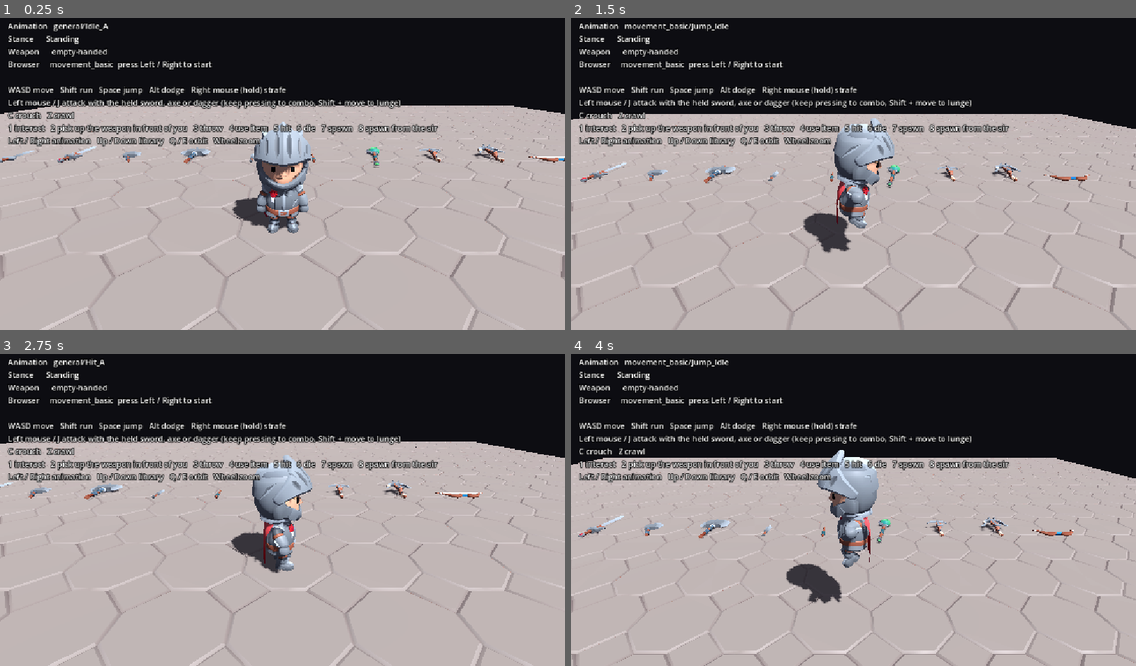
Above: before the commit, frames 1-4 (two rows, left to right).
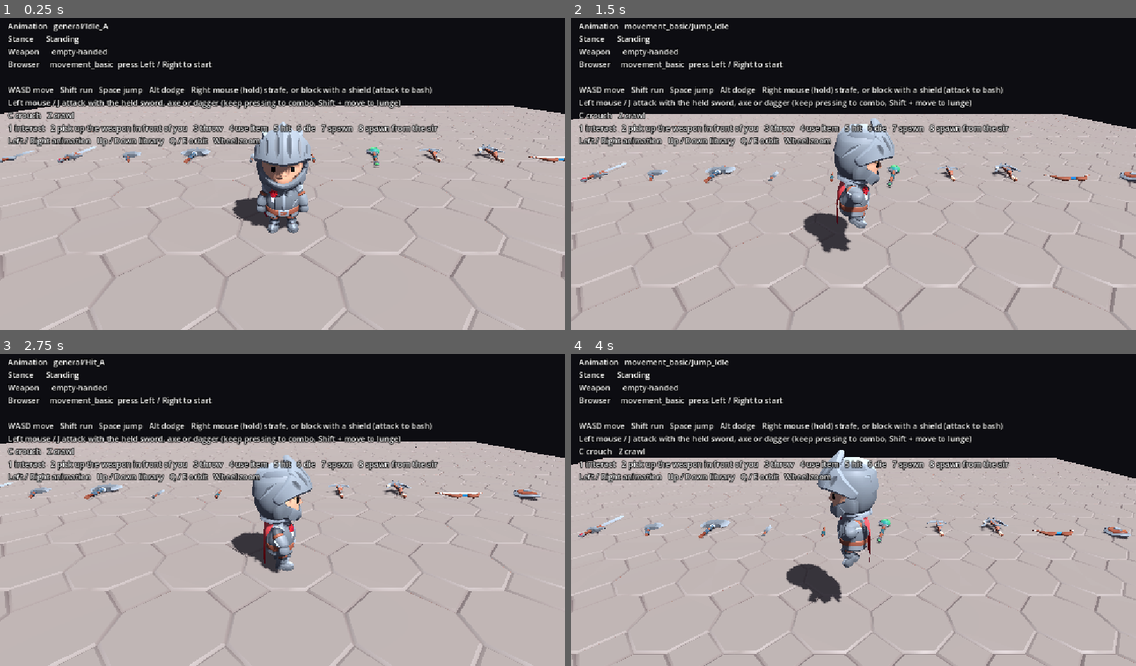
Above: after the commit, the same moments.

Repository: lijw07/roam
Game: Godot game, scene res://scenes/playground/animation_test.tscn
The game is run twice, just before and just after one commit, with the same random seed, the same clock (stepped at 60 frames per second) and the same inputs. The project has no main scene, so this scene is started directly.
Inputs (mouse positions are in pixels of both pictures, inside the frame that each line leads up to):
- Up to frame 1 (0.25 s): no input
- Up to frame 2 (1.5 s): tap Enter at 0.5 s; move the mouse to (977, 155) at 0.52 s; hold D (move_right) 0.53-1.25 s; hold J (attack) 0.53-1.25 s; click (977, 155) at 0.67 s; tap Space (jump) at 0.77, 1.07 s; tap Alt (dodge) at 0.8 s; drag from (740, 186) to (825, 233) at 1.27 s
- Up to frame 3 (2.75 s): move the mouse to (339, 438) at 2.02 s; hold D (move_right) from 2.03 s (still down); hold Shift (sprint) from 2.03 s (still down); click (339, 438) at 2.17 s; tap 5 at 2.3 s
- Up to frame 4 (4 s): release D (move_right) at 2.75 s; release Shift (sprint) at 2.75 s; drag from (825, 569) to (684, 460) at 2.77 s; move the mouse to (1023, 553) at 3.52 s; hold A (move_left) from 3.53 s (still down); hold J (attack) from 3.53 s (still down); tap Space (jump) at 3.6, 3.77 s; click (1023, 553) at 3.67 s

The runs differ from the first frame. In frame 1, 0.3% of the frame differs, in the area x 50-77%, y 21-25%; in frame 2, 0.4%; in frame 3, 0.4%; in frame 4, 0.4%, in the area x 50-100%, y 21-60%.

Commit message:
Added shield support

Diff:
--- a/scenes/equipment/adventurers/axe_1handed.tscn
+++ b/scenes/equipment/adventurers/axe_1handed.tscn
@@ -15,6 +15,7 @@
 grip_rotation_degrees = Vector3(0, 180, 0)
 combo = Array[ExtResource("3_attack_step")]([ExtResource("4_slice_diagonal"), ExtResource("5_chop"), ExtResource("6_slice_horizontal")])
 running_attack_animation = &"combat_melee/Melee_1H_Attack_Jump_Chop"
+allows_shield = true
 
 [node name="Model" parent="." unique_id=1899791036 instance=ExtResource("1_in7u7")]
 
--- a/scenes/equipment/adventurers/shield_badge.tscn
+++ b/scenes/equipment/adventurers/shield_badge.tscn
@@ -1,11 +1,13 @@
 [gd_scene format=3 uid="uid://ccdo56m0fejst"]
 
 [ext_resource type="PackedScene" path="res://assets/equipment/adventurers/shield_badge.gltf" id="1_cl01c"]
+[ext_resource type="Script" path="res://scripts/shield.gd" id="2_shield"]
 
 [sub_resource type="ConvexPolygonShape3D" id="ConvexPolygonShape3D_cth7y"]
 points = PackedVector3Array(0.4155432, -0.12070912, -0.023192853, -0.4254902, -0.07520347, -0.053882007, -0.40831998, - …(1110 unchanged characters)…
 
 [node name="ShieldBadge" type="Area3D" unique_id=1145581315]
+script = ExtResource("2_shield")
 
 [node name="Model" parent="." unique_id=1681809976 instance=ExtResource("1_cl01c")]
 
--- a/scenes/equipment/adventurers/shield_badge_color.tscn
+++ b/scenes/equipment/adventurers/shield_badge_color.tscn
@@ -1,11 +1,13 @@
 [gd_scene format=3 uid="uid://4kbb80lnqwax"]
 
 [ext_resource type="PackedScene" path="res://assets/equipment/adventurers/shield_badge_color.gltf" id="1_5uq77"]
+[ext_resource type="Script" path="res://scripts/shield.gd" id="2_shield"]
 
 [sub_resource type="ConvexPolygonShape3D" id="ConvexPolygonShape3D_8swaw"]
 points = PackedVector3Array(0.4155432, -0.12070912, -0.023192853, -0.4254902, -0.07520347, -0.053882007, -0.40831998, - …(1110 unchanged characters)…
 
 [node name="ShieldBadgeColor" type="Area3D" unique_id=937019524]
+script = ExtResource("2_shield")
 
 [node name="Model" parent="." unique_id=179899146 instance=ExtResource("1_5uq77")]
 
--- a/scenes/equipment/adventurers/shield_round.tscn
+++ b/scenes/equipment/adventurers/shield_round.tscn
@@ -1,11 +1,13 @@
 [gd_scene format=3 uid="uid://bf54hv5a3bphv"]
 
 [ext_resource type="PackedScene" path="res://assets/equipment/adventurers/shield_round.gltf" id="1_uexb3"]
+[ext_resource type="Script" path="res://scripts/shield.gd" id="2_shield"]
 
 [sub_resource type="ConvexPolygonShape3D" id="ConvexPolygonShape3D_scpuv"]
 points = PackedVector3Array(0.22481976, -0.3570765, -0.009735647, 0.04033194, 0.4309952, 0.043452583, 0.040117037, 0.42 …(1105 unchanged characters)…
 
 [node name="ShieldRound" type="Area3D" unique_id=169490877]
+script = ExtResource("2_shield")
 
 [node name="Model" parent="." unique_id=1639703592 instance=ExtResource("1_uexb3")]
 
--- a/scenes/equipment/adventurers/shield_round_barbarian.tscn
+++ b/scenes/equipment/adventurers/shield_round_barbarian.tscn
@@ -1,11 +1,13 @@
 [gd_scene format=3 uid="uid://b8knd86its523"]
 
 [ext_resource type="PackedScene" path="res://assets/equipment/adventurers/shield_round_barbarian.gltf" id="1_32mid"]
+[ext_resource type="Script" path="res://scripts/shield.gd" id="2_shield"]
 
 [sub_resource type="ConvexPolygonShape3D" id="ConvexPolygonShape3D_xdrsq"]
 points = PackedVector3Array(0.04032485, 0.4309194, 0.04344904, 0.0401108, 0.42863205, 0.03000117, 0.42960316, -0.040201 …(1103 unchanged characters)…
 
 [node name="ShieldRoundBarbarian" type="Area3D" unique_id=1078595825]
+script = ExtResource("2_shield")
 
 [node name="Model" parent="." unique_id=1552268931 instance=ExtResource("1_32mid")]
 
--- a/scenes/equipment/adventurers/shield_round_color.tscn
+++ b/scenes/equipment/adventurers/shield_round_color.tscn
@@ -1,11 +1,13 @@
 [gd_scene format=3 uid="uid://b1wlm6elvfy5b"]
 
 [ext_resource type="PackedScene" path="res://assets/equipment/adventurers/shield_round_color.gltf" id="1_t0b4o"]
+[ext_resource type="Script" path="res://scripts/shield.gd" id="2_shield"]
 
 [sub_resource type="ConvexPolygonShape3D" id="ConvexPolygonShape3D_6jt0o"]
 points = PackedVector3Array(0.04032485, 0.4309194, 0.04344904, 0.0401108, 0.42863205, 0.03000117, 0.42960316, -0.040201 …(1103 unchanged characters)…
 
 [node name="ShieldRoundColor" type="Area3D" unique_id=641204951]
+script = ExtResource("2_shield")
 
 [node name="Model" parent="." unique_id=1878189615 instance=ExtResource("1_t0b4o")]
 
--- a/scenes/equipment/adventurers/shield_spikes.tscn
+++ b/scenes/equipment/adventurers/shield_spikes.tscn
@@ -1,11 +1,13 @@
 [gd_scene format=3 uid="uid://beot8kr3jf508"]
 
 [ext_resource type="PackedScene" path="res://assets/equipment/adventurers/shield_spikes.gltf" id="1_57b7n"]
+[ext_resource type="Script" path="res://scripts/shield.gd" id="2_shield"]
 
 [sub_resource type="ConvexPolygonShape3D" id="ConvexPolygonShape3D_1bsjc"]
 points = PackedVector3Array(0.2760957, -0.4225429, 0.016276982, -0.47512054, -0.06758165, -0.059489965, 0.41248074, 0.4 …(1105 unchanged characters)…
 
 [node name="ShieldSpikes" type="Area3D" unique_id=1075926905]
+script = ExtResource("2_shield")
 
 [node name="Model" parent="." unique_id=1604457292 instance=ExtResource("1_57b7n")]
 
--- a/scenes/equipment/adventurers/shield_spikes_color.tscn
+++ b/scenes/equipment/adventurers/shield_spikes_color.tscn
@@ -1,11 +1,13 @@
 [gd_scene format=3 uid="uid://dgt2ay57kuk4n"]
 
 [ext_resource type="PackedScene" path="res://assets/equipment/adventurers/shield_spikes_color.gltf" id="1_p1wrg"]
+[ext_resource type="Script" path="res://scripts/shield.gd" id="2_shield"]
 
 [sub_resource type="ConvexPolygonShape3D" id="ConvexPolygonShape3D_mbbxe"]
 points = PackedVector3Array(0.2760957, -0.4225429, 0.016276982, -0.47512054, -0.06758165, -0.059489965, 0.41248074, 0.4 …(1105 unchanged characters)…
 
 [node name="ShieldSpikesColor" type="Area3D" unique_id=1418111727]
+script = ExtResource("2_shield")
 
 [node name="Model" parent="." unique_id=482771134 instance=ExtResource("1_p1wrg")]
 
--- a/scenes/equipment/adventurers/shield_square.tscn
+++ b/scenes/equipment/adventurers/shield_square.tscn
@@ -1,11 +1,13 @@
 [gd_scene format=3 uid="uid://bfmecc3moxqlg"]
 
 [ext_resource type="PackedScene" path="res://assets/equipment/adventurers/shield_square.gltf" id="1_n4365"]
+[ext_resource type="Script" path="res://scripts/shield.gd" id="2_shield"]
 
 [sub_resource type="ConvexPolygonShape3D" id="ConvexPolygonShape3D_5vg5p"]
 points = PackedVector3Array(0.2118811, 0.5299553, 0.09185924, -0.424158, -0.5525217, -0.07350753, -0.4127816, -0.567792 …(1104 unchanged characters)…
 
 [node name="ShieldSquare" type="Area3D" unique_id=536241151]
+script = ExtResource("2_shield")
 
 [node name="Model" parent="." unique_id=932822390 instance=ExtResource("1_n4365")]
 
--- a/scenes/equipment/adventurers/shield_square_color.tscn
+++ b/scenes/equipment/adventurers/shield_square_color.tscn
@@ -1,11 +1,13 @@
 [gd_scene format=3 uid="uid://d2owpribllro4"]
 
 [ext_resource type="PackedScene" path="res://assets/equipment/adventurers/shield_square_color.gltf" id="1_fk8mn"]
+[ext_resource type="Script" path="res://scripts/shield.gd" id="2_shield"]
 
 [sub_resource type="ConvexPolygonShape3D" id="ConvexPolygonShape3D_8gnhp"]
 points = PackedVector3Array(0.2118811, 0.5299553, 0.09185924, -0.424158, -0.5525217, -0.07350753, -0.4127816, -0.567792 …(1104 unchanged characters)…
 
 [node name="ShieldSquareColor" type="Area3D" unique_id=321736923]
+script = ExtResource("2_shield")
 
 [node name="Model" parent="." unique_id=92011652 instance=ExtResource("1_fk8mn")]
 
--- a/scenes/equipment/adventurers/sword_1handed.tscn
+++ b/scenes/equipment/adventurers/sword_1handed.tscn
@@ -15,6 +15,7 @@
 script = ExtResource("2_weapon")
 combo = Array[ExtResource("3_attack_step")]([ExtResource("4_slice_diagonal"), ExtResource("5_stab"), ExtResource("6_chop"), ExtResource("7_slice_horizontal")])
 running_attack_animation = &"combat_melee/Melee_1H_Attack_Jump_Chop"
+allows_shield = true
 
 [node name="Model" parent="." unique_id=1906155672 instance=ExtResource("1_uurbk")]
 
--- a/scenes/playground/animation_test.tscn
+++ b/scenes/playground/animation_test.tscn
@@ -14,6 +14,7 @@
 [ext_resource type="PackedScene" path="res://scenes/equipment/adventurers/crossbow_1handed.tscn" id="17_crossbow_1handed"]
 [ext_resource type="PackedScene" path="res://scenes/equipment/adventurers/crossbow_2handed.tscn" id="18_crossbow_2handed"]
 [ext_resource type="PackedScene" path="res://scenes/equipment/adventurers/bow_withstring.tscn" id="19_bow_withstring"]
+[ext_resource type="PackedScene" path="res://scenes/equipment/adventurers/shield_round.tscn" id="20_shield_round"]
 
 [sub_resource type="Environment" id="Environment_test"]
 background_mode = 1
@@ -501,6 +502,9 @@
 [node name="BowWithString" parent="Weapons" instance=ExtResource("19_bow_withstring")]
 transform = Transform3D(1.1924881e-08, 0, -1, 0, 1, 0, 1, 0, 1.1924881e-08, 11.25, 0.12779944, -5)
 
+[node name="ShieldRound" parent="Weapons" instance=ExtResource("20_shield_round")]
+transform = Transform3D(1, 0, 0, 0, 0, 1, 0, -1, 0, 13.75, 0.19, -5)
+
 [node name="CameraRig" type="Node3D" parent="." unique_id=709445592]
 transform = Transform3D(1, 0, 0, 0, 1, 0, 0, 0, 1, 0, 1.4, 0)
 
--- a/scripts/animation_test.gd
+++ b/scripts/animation_test.gd
@@ -8,7 +8,7 @@
 const MIN_DISTANCE := 2.0
 const MAX_DISTANCE := 12.0
 const PICK_UP_REACH := 1.6
-const CONTROLS := """WASD move   Shift run   Space jump   Alt dodge   Right mouse (hold) strafe
+const CONTROLS := """WASD move   Shift run   Space jump   Alt dodge   Right mouse (hold) strafe, or block with a shield (attack to bash)
 Left mouse / J attack with the held sword, axe or dagger (keep pressing to combo, Shift + move to lunge)
 C crouch   Z crawl
 1 interact   2 pick up the weapon in front of you   3 throw   4 use item   5 hit   6 die   7 spawn   8 spawn from the air
@@ -138,8 +138,16 @@
 	]
 
 
+func _held_text() -> String:
+	var items: Array[String] = []
+	for item: Node3D in [player.held_item, player.shield]:
+		if item:
+			items.append(item.name.capitalize())
+	return "holding %s" % " + ".join(items) if not items.is_empty() else "empty-handed"
+
+
 func _weapon_text() -> String:
-	var held := "holding %s" % player.held_item.name.capitalize() if player.held_item else "empty-handed"
+	var held := _held_text()
 	var nearby := _nearest_weapon()
 	if nearby:
 		return "%s   press 2 to pick up %s" % [held, nearby.name.capitalize()]
--- a/scripts/player.gd
+++ b/scripts/player.gd
@@ -7,6 +7,7 @@
 
 const BLEND_TIME := 0.15
 const RIGHT_HAND := &"handslot.r"
+const LEFT_HAND := &"handslot.l"
 const ROOT_MOTION_TRACK := ^"Rig_Medium/Skeleton3D:root"
 const SKELETON_PATH := ^"Model/Rig_Medium/Skeleton3D"
 const JUMP_START_ANIMATION := &"movement_basic/Jump_Start"
@@ -83,6 +84,7 @@
 var stance := Stance.STANDING
 var dead := false
 var held_item: Node3D = null
+var shield: Shield = null
 
 var _action: StringName = &""
 var _action_cancellable := false
@@ -93,6 +95,7 @@
 var _attack_step: AttackStep = null
 var _combo_index := 0
 var _combo_grace := 0.0
+var _was_blocking := false
 var _air_time := 0.0
 var _idle_time := 0.0
 var _capsule: CapsuleShape3D
@@ -127,12 +130,14 @@
 	_combo_grace = maxf(_combo_grace - delta, 0.0)
 	var direction := _input_direction()
 	_update_attack(direction)
+	_lower_shield_if_released()
 	if _action_cancellable and _has_new_input(direction):
 		_end_action()
 	if dead or is_acting():
 		_move_with_action(delta)
 	else:
 		_move_with_input(direction, delta)
+	_was_blocking = _is_blocking()
 
 
 func is_acting() -> bool:
@@ -151,8 +156,9 @@
 	if not _perform(PICK_UP_ANIMATION) or item == null:
 		return
 	_pick_up_item = item
-	_held_hand = item.hand if item is Weapon else RIGHT_HAND
-	_held_grip = item.grip() if item is Weapon else Transform3D.IDENTITY
+	if not item is Shield:
+		_held_hand = item.hand if item is Weapon else RIGHT_HAND
+		_held_grip = item.grip() if item is Weapon else Transform3D.IDENTITY
 	_align_hand_with(item.global_position)
 
 
@@ -166,6 +172,15 @@
 	item_released.emit(item)
 
 
+func release_shield() -> void:
+	if shield == null:
+		return
+	var item := shield
+	shield = null
+	item.reparent(get_parent())
+	item_released.emit(item)
+
+
 func throw() -> void:
 	_perform(THROW_ANIMATION)
 
@@ -176,6 +191,9 @@
 
 func take_hit() -> void:
 	if dead:
+		return
+	if _is_blocking() and _can_react_with_shield():
+		_start_action(shield.hit_animation)
 		return
 	_set_stance(Stance.STANDING)
 	_start_action(HIT_ANIMATIONS.pick_random())
@@ -221,6 +239,12 @@
 		_update_stance()
 		if stance == Stance.STANDING and Input.is_action_just_pressed("dodge"):
 			_dodge(direction)
+			return
+		if _is_blocking() and not _was_blocking and direction.is_zero_approx():
+			_start_action(shield.raise_animation, true)
+			return
+		if Input.is_action_just_pressed("attack") and _is_blocking():
+			_start_action(shield.bash_animation)
 			return
 		if Input.is_action_just_pressed("attack") and _can_attack():
 			_attack(direction)
@@ -273,8 +297,21 @@
 	return stance == Stance.STANDING and Input.is_action_pressed("secondary")
 
 
+func _is_blocking() -> bool:
+	return shield != null and _is_strafing()
+
+
+func _can_react_with_shield() -> bool:
+	return not is_acting() or _action in [shield.raise_animation, shield.hit_animation]
+
+
+func _lower_shield_if_released() -> void:
+	if shield != null and _action == shield.raise_animation and not _is_blocking():
+		_end_action()
+
+
 func _gait(direction: Vector3) -> Gait:
-	var sprinting := Input.is_action_pressed("sprint")
+	var sprinting := Input.is_action_pressed("sprint") and not _is_blocking()
 	match stance:
 		Stance.CROUCHING:
 			return Gait.new(CROUCH_RUN_ANIMATION, crouch_run_speed) if sprinting else Gait.new(SNEAK_ANIMATION, sneak_speed)
@@ -360,6 +397,9 @@
 
 
 func _animate_standing_idle(delta: float) -> void:
+	if _is_blocking():
+		_play(shield.hold_animation)
+		return
 	if _held_weapon != null and _held_weapon.idle_animation != &"":
 		_play(_held_weapon.idle_animation)
 		return
@@ -482,11 +522,33 @@
 		return
 	if animation_player.current_animation_position < PICK_UP_GRAB_TIME:
 		return
+	var item := _pick_up_item
+	_pick_up_item = null
+	if item is Shield:
+		_take_shield(item)
+	else:
+		_take_main_hand_item(item)
+
+
+func _take_main_hand_item(item: Node3D) -> void:
 	release_held_item()
-	held_item = _pick_up_item
-	_held_weapon = held_item as Weapon
-	_pick_up_item = null
-	_attach_to_hand(held_item, RIGHT_HAND, _held_grip if _held_hand == RIGHT_HAND else Transform3D.IDENTITY)
+	held_item = item
+	_held_weapon = item as Weapon
+	if not _allows_shield():
+		release_shield()
+	_attach_to_hand(item, RIGHT_HAND, _held_grip if _held_hand == RIGHT_HAND else Transform3D.IDENTITY)
+
+
+func _take_shield(item: Shield) -> void:
+	release_shield()
+	if not _allows_shield():
+		release_held_item()
+	shield = item
+	_attach_to_hand(item, LEFT_HAND, item.grip())
+
+
+func _allows_shield() -> bool:
+	return held_item == null or (_held_weapon != null and _held_weapon.allows_shield)
 
 
 func _settle_held_item() -> void:
@@ -551,17 +613,26 @@
 
 
 func _stanced(animation: StringName) -> StringName:
-	if _held_weapon == null or _held_weapon.upper_body_animation == &"" or not _takes_upper_body(animation):
+	var upper_body := _upper_body_animation()
+	if upper_body == &"" or not _takes_upper_body(animation):
 		return animation
-	var stance_name := StringName("%s_with_%s" % [animation.get_file(), _held_weapon.upper_body_animation.get_file()])
+	var stance_name := StringName("%s_with_%s" % [animation.get_file(), upper_body.get_file()])
 	var path := StringName("%s/%s" % [STANCE_LIBRARY, stance_name])
 	if not animation_player.has_animation(path):
-		_stance_library().add_animation(stance_name, _with_upper_body(animation, _held_weapon.upper_body_animation))
+		_stance_library().add_animation(stance_name, _with_upper_body(animation, upper_body))
 	return path
 
 
+func _upper_body_animation() -> StringName:
+	if _is_blocking():
+		return shield.hold_animation
+	return _held_weapon.upper_body_animation if _held_weapon != null else &""
+
+
 func _takes_upper_body(animation: StringName) -> bool:
-	return animation not in [CRAWL_ANIMATION, _held_weapon.idle_animation, _held_weapon.run_animation]
+	if animation == CRAWL_ANIMATION:
+		return false
+	return _held_weapon == null or animation not in [_held_weapon.idle_animation, _held_weapon.run_animation]
 
 
 func _stance_library() -> AnimationLibrary:
--- /dev/null
+++ b/scripts/shield.gd
@@ -0,0 +1,12 @@
+extends Area3D
+class_name Shield
+
+@export var grip_rotation_degrees := Vector3.ZERO
+@export var raise_animation: StringName = &"combat_melee/Melee_Block"
+@export var hold_animation: StringName = &"combat_melee/Melee_Blocking"
+@export var hit_animation: StringName = &"combat_melee/Melee_Block_Hit"
+@export var bash_animation: StringName = &"combat_melee/Melee_Block_Attack"
+
+
+func grip() -> Transform3D:
+	return Transform3D(Basis.from_euler(grip_rotation_degrees * (PI / 180.0)), Vector3.ZERO)
--- a/scripts/weapon.gd
+++ b/scripts/weapon.gd
@@ -5,6 +5,7 @@
 @export var grip_rotation_degrees := Vector3.ZERO
 @export var combo: Array[AttackStep] = []
 @export var running_attack_animation: StringName = &""
+@export var allows_shield := false
 
 @export_group("Stance")
 @export var idle_animation: StringName = &""
Not shown, added: scripts/shield.gd.uid
